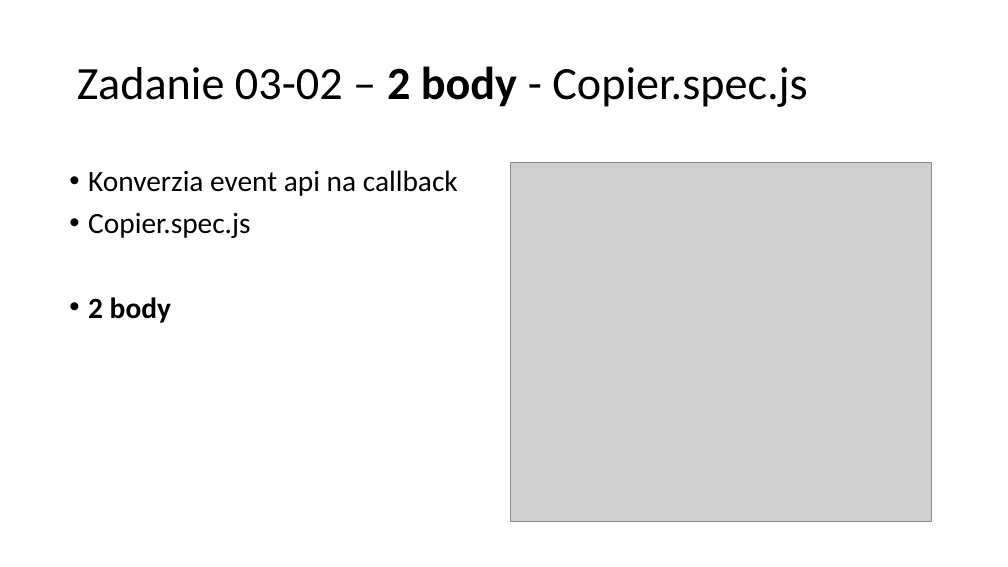
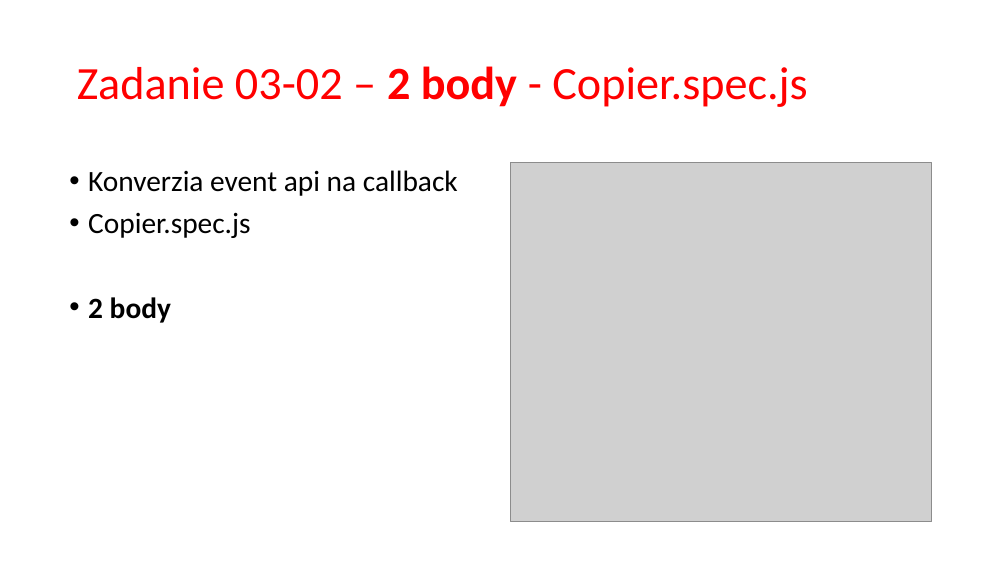
Before and after one commit to yimejky/wawjs, a slide deck: slide 6 of 03-cvicenie/03-cvicenie.pptx (slide 5 before the commit). Drawn at 1008x567 pixels with LibreOffice and Linux fonts; fonts in the diff are those of the drawing; grey boxes stand for pictures. Boxes give left, top, right and bottom in pixels: in the first picture for what was removed or moved away, otherwise in the second. Text is boxed around its words. In the diff, an @@ line names an element or a change of style, - is before the commit and + after.

Commit message:
fixed zadanie na zviko

```diff
--- a/03-cvicenie/03-cvicenie.pptx
+++ b/03-cvicenie/03-cvicenie.pptx
@@ title "Zadanie 03-02 – 2 body ..." at bbox=[77, 66, 807, 107]: text colour #000000 to #FF0000 @@
```
Also in this commit, not shown: 5 other slides changed, 2 slides added.
